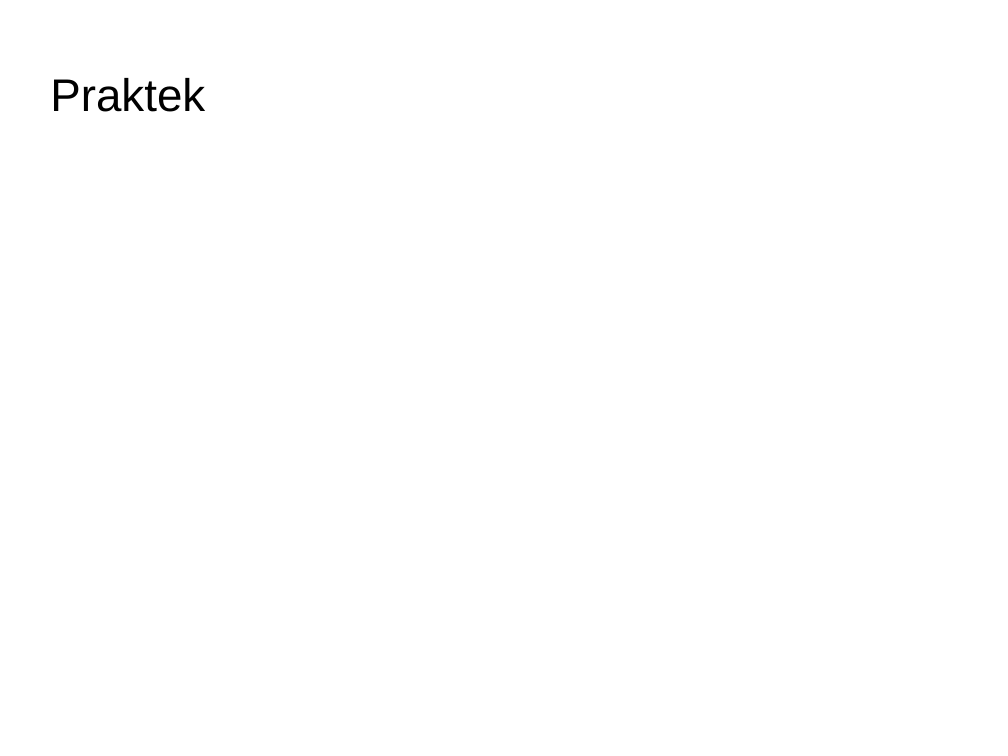
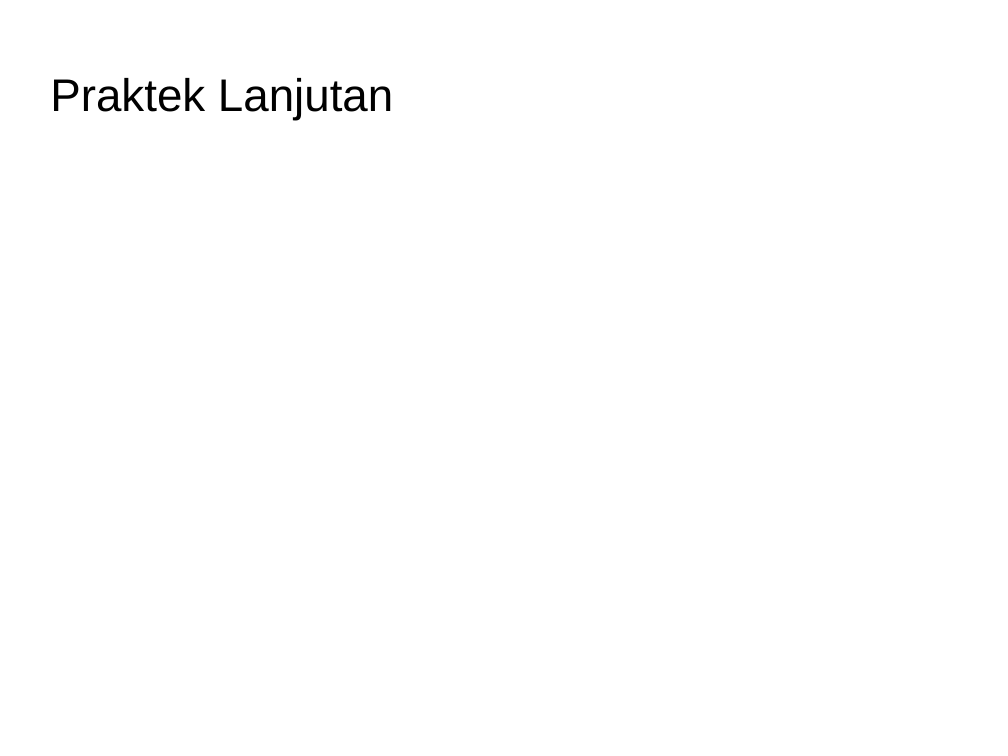
Before and after one commit to Dickyfathur7/pemrograman-komputer-2, a slide deck: slide 5 of 06-db-and-nosql-BELUM-SELESAI/slide-db-and-nosql.odp (slide 4 before the commit). Drawn at 1008x756 pixels with LibreOffice and Linux fonts; fonts in the diff are those of the drawing; background and template pictures are left out. Boxes give left, top, right and bottom in pixels: in the first picture for what was removed or moved away, otherwise in the second. Text is boxed around its words. In the diff, an @@ line names an element or a change of style, - is before the commit and + after.

Commit message:
update praktek, buat tabel mysql

```diff
--- a/06-db-and-nosql-BELUM-SELESAI/slide-db-and-nosql.odp
+++ b/06-db-and-nosql-BELUM-SELESAI/slide-db-and-nosql.odp
@@ title at (x1=50, y1=78, x2=393, y2=121): text changed @@
-Praktek
+Praktek Lanjutan
```
Also in this commit, not shown: 1 slide added.
